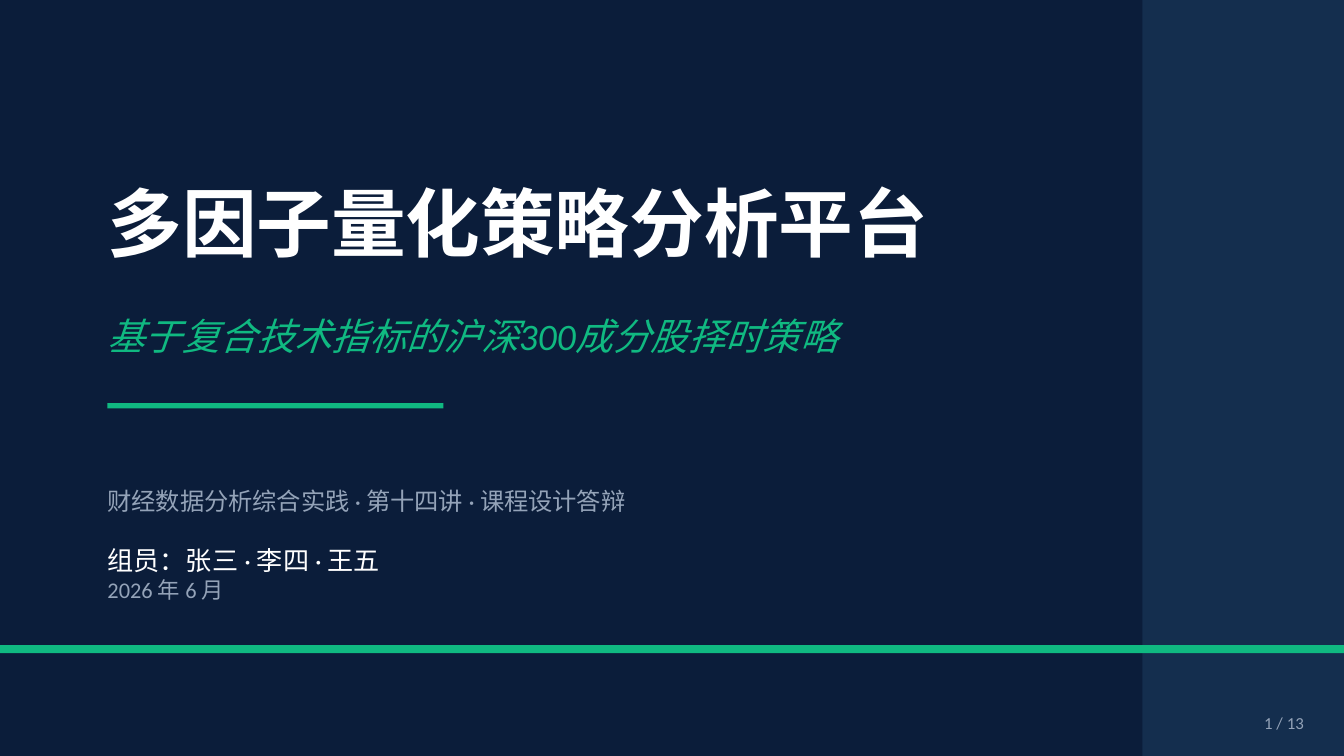
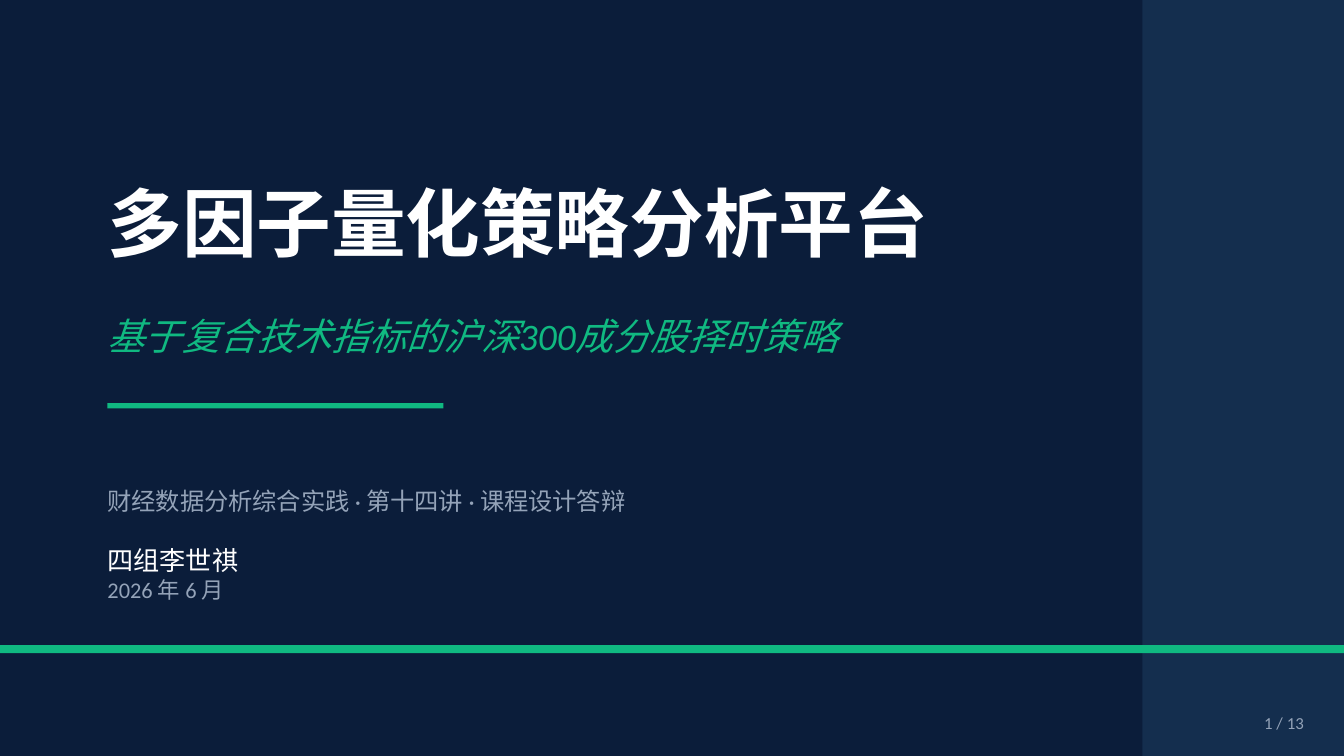
Before and after one commit to 7changecahng/quant-strategy, a slide deck: slide 1 of ppt/答辩PPT_v3.pptx. Drawn at 1344x756 pixels with LibreOffice and Linux fonts; fonts in the diff are those of the drawing. Boxes give left, top, right and bottom in pixels: in the first picture for what was removed or moved away, otherwise in the second. Text is boxed around its words. In the diff, an @@ line names an element or a change of style, - is before the commit and + after.

```diff
--- a/ppt/答辩PPT_v3.pptx
+++ b/ppt/答辩PPT_v3.pptx
@@ text at (107, 548, 238, 572): text changed @@
-组员：张三 · 李四 · 王五
+四组李世祺
```
Also in this commit, not shown: 2 other slides changed.
